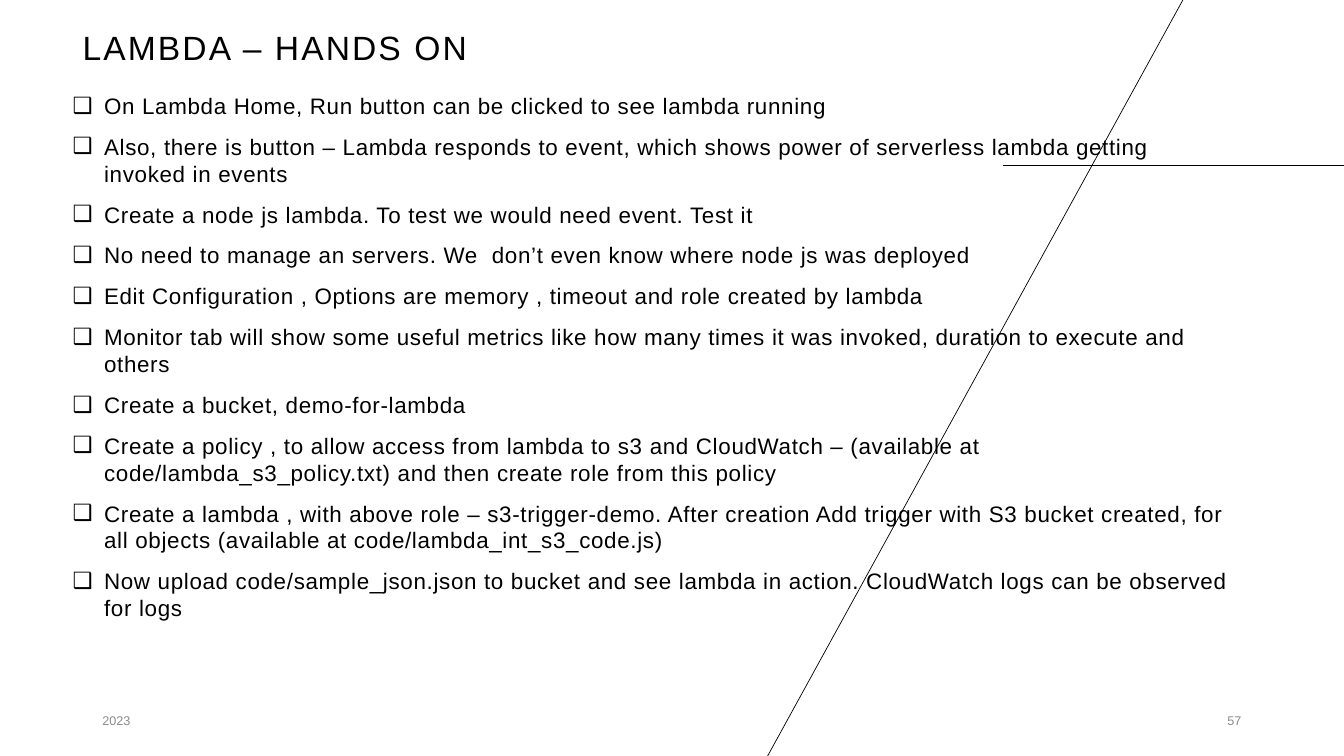
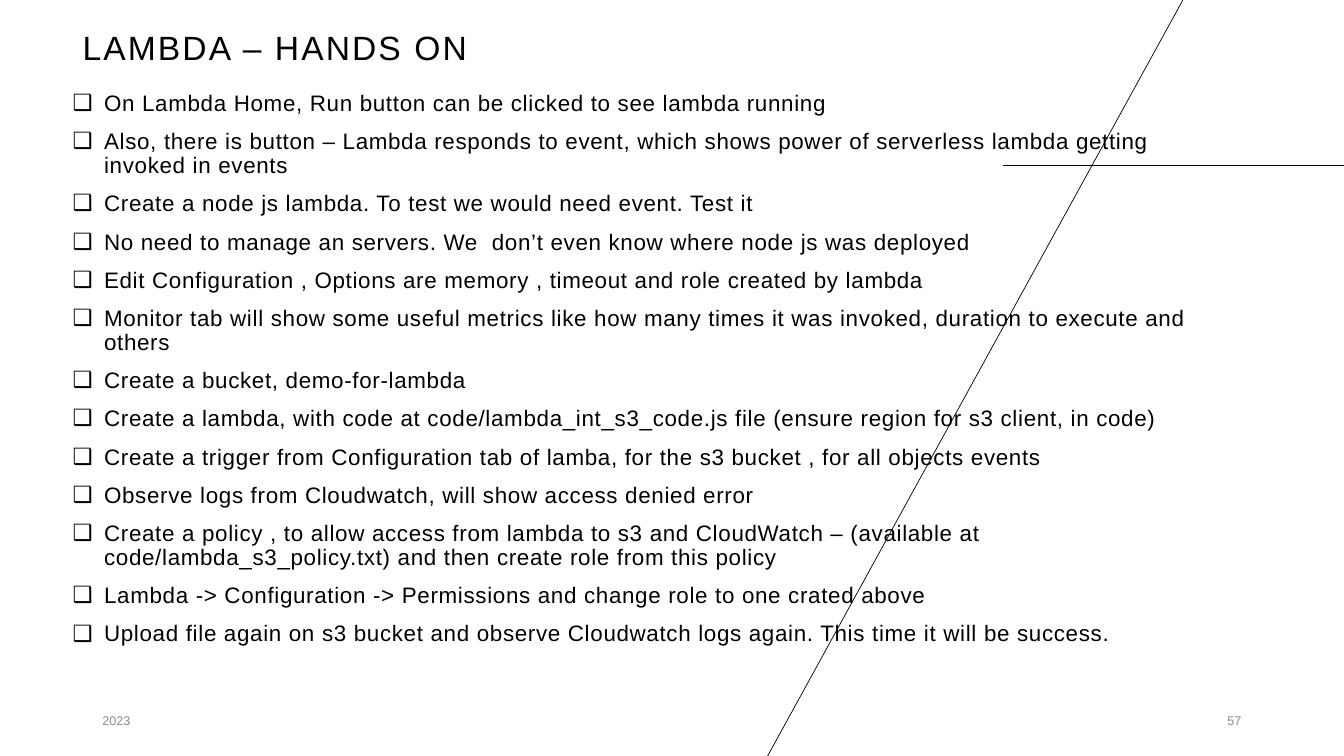
Before and after one commit to yashwant153/for_devops_sessions, a slide deck: slide 57 of cloud_learnings/cloud_learnings.pptx. Drawn at 1344x756 pixels with LibreOffice and Linux fonts; fonts in the diff are those of the drawing. Boxes give left, top, right and bottom in pixels: in the first picture for what was removed or moved away, otherwise in the second. Text is boxed around its words. In the diff, an @@ line names an element or a change of style, - is before the commit and + after.

```diff
--- a/cloud_learnings/cloud_learnings.pptx
+++ b/cloud_learnings/cloud_learnings.pptx
@@ text at (104,94,1184,570): line spacing 1 to 0.9 @@
@@ text at (104,409,1155,508): paragraphs added @@
+❑ Create a lambda, with code at code/lambda_int_s3_code.js file (ensure region for s3 client, in code)
+❑ Create a trigger from Configuration tab of lamba, for the s3 bucket , for all objects events
+❑ Observe logs from Cloudwatch, will show access denied error
@@ text at (104,586,1109,647): text changed @@
-❑ Create a lambda , with above role – s3-trigger-demo. After creation Add trigger with S3 bucket created, for all objects (available at code/lambda_int_s3_code.js)
-❑ Now upload code/sample_json.json to bucket and see lambda in action. CloudWatch logs can be observed for logs
+❑ Lambda -> Configuration -> Permissions and change role to one crated above
+❑ Upload file again on s3 bucket and observe Cloudwatch logs again. This time it will be success.
```
Also in this commit, not shown: 1 other file.
